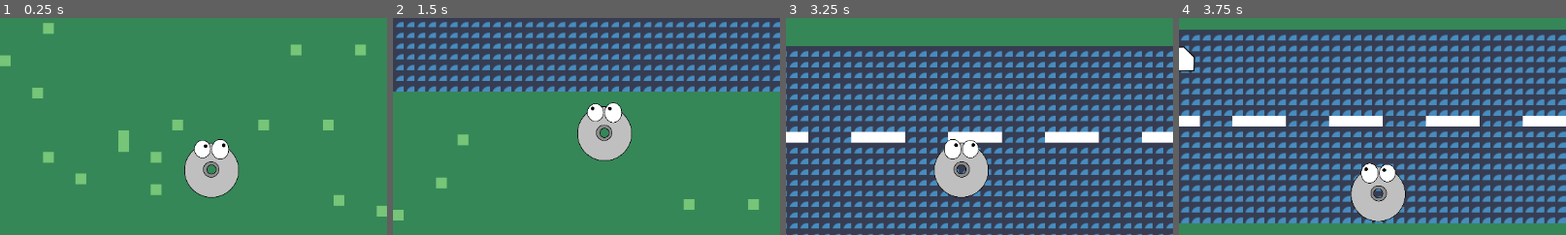
Above: before the commit, frames 1-4 (left to right).
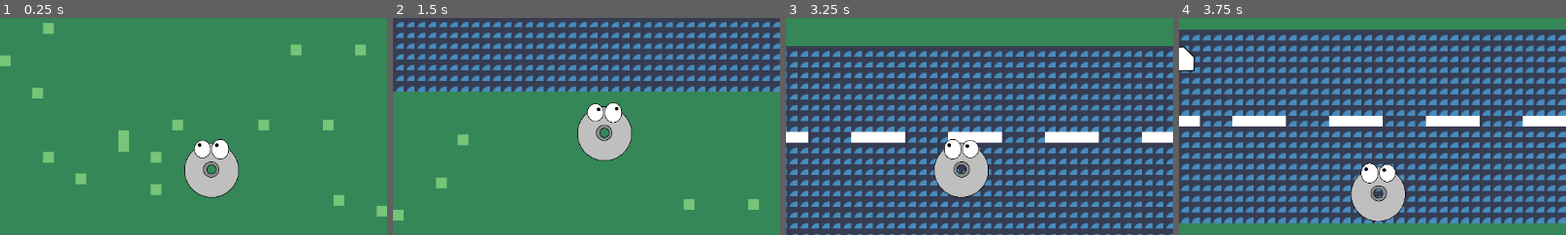
Above: after the commit, the same moments.

Repository: VNitesh17/ludum-dare-60
Game: Godot game, scene res://Scenes/game.tscn
Two runs of this game, one before a commit and one after it. Both use one fixed random seed, a clock stepped at 60 frames per second and the inputs below. The engine's default icon, where the game draws it, is replaced by a stand-in: a white triangle on a blue panel in a dark square.
Inputs:
- Up to frame 1 (0.25 s): no input
- Up to frame 2 (1.5 s): tap Enter at 0.5 s; hold Up (ui_up) from 0.53 s (still down)
- Up to frame 3 (3.25 s): release Up (ui_up) at 2.03 s; hold Left (ui_left) from 2.03 s (still down)
- Up to frame 4 (3.75 s): release Left (ui_left) at 3.53 s; hold Down (ui_down) from 3.53 s (still down)
The pictures show only the part of the screen within x 23-73%, y 14-64%; the shares and areas given below are measured in that part.

The runs differ from the first frame. In frame 1, less than 0.1% of the frame differs, in the area x 51-59%, y 57-60%; in frame 2, less than 0.1%; in frame 3, less than 0.1%; in frame 4, nothing differs.

Commit message:
added dead animation

Diff:
--- a/Scenes/CeeDee.tscn
+++ b/Scenes/CeeDee.tscn
@@ -2,6 +2,11 @@
 
 [ext_resource type="Texture2D" uid="uid://2nwh3ochcljj" path="res://Assets/Sprites/sprite_sheet.png" id="1_t4q4c"]
 [ext_resource type="Script" uid="uid://dxjlfnacxblu8" path="res://Scripts/cee_dee.gd" id="1_x5u3a"]
+[ext_resource type="Texture2D" uid="uid://dod1deft08quy" path="res://Assets/Sprites/CD_Dead.png" id="2_oj87y"]
+
+[sub_resource type="AtlasTexture" id="AtlasTexture_cp7g8"]
+atlas = ExtResource("2_oj87y")
+region = Rect2(0, 0, 512, 512)
 
 [sub_resource type="AtlasTexture" id="AtlasTexture_76ofy"]
 atlas = ExtResource("1_t4q4c")
@@ -13,6 +18,14 @@
 
 [sub_resource type="SpriteFrames" id="SpriteFrames_2sfem"]
 animations = [{
+"frames": [{
+"duration": 1.0,
+"texture": SubResource("AtlasTexture_cp7g8")
+}],
+"loop": true,
+"name": &"dead",
+"speed": 5.0
+}, {
 "frames": [{
 "duration": 1.0,
 "texture": SubResource("AtlasTexture_76ofy")
@@ -41,8 +54,6 @@
 [node name="AnimatedSprite2D" type="AnimatedSprite2D" parent="." unique_id=1145490209]
 sprite_frames = SubResource("SpriteFrames_2sfem")
 autoplay = "default"
-frame = 1
-frame_progress = 0.4800013
 
 [node name="CollisionShape2D" type="CollisionShape2D" parent="." unique_id=565243333]
 position = Vector2(0, -19)
--- a/Scripts/cee_dee.gd
+++ b/Scripts/cee_dee.gd
@@ -29,5 +29,5 @@
 
 func _on_area_2d_body_entered(body: Node2D) -> void:
 	if body.is_in_group("Vehicles"):
-		print("collided")
+		animated_sprite.play("dead")
 		isDead = true
Binary file added: Assets/Sprites/CD_Dead.png
Not shown, added: Assets/Sprites/CD_Dead.png.import
